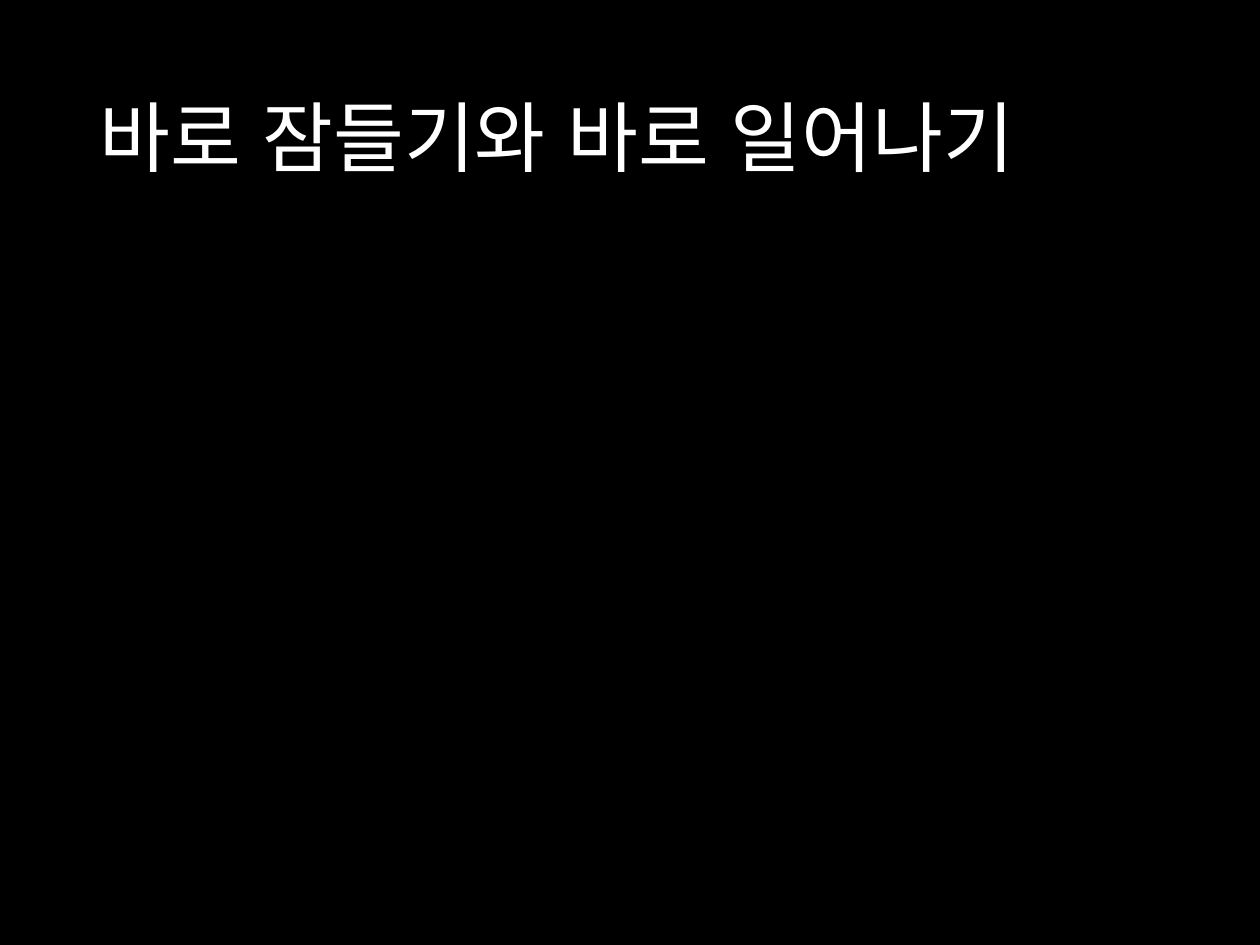
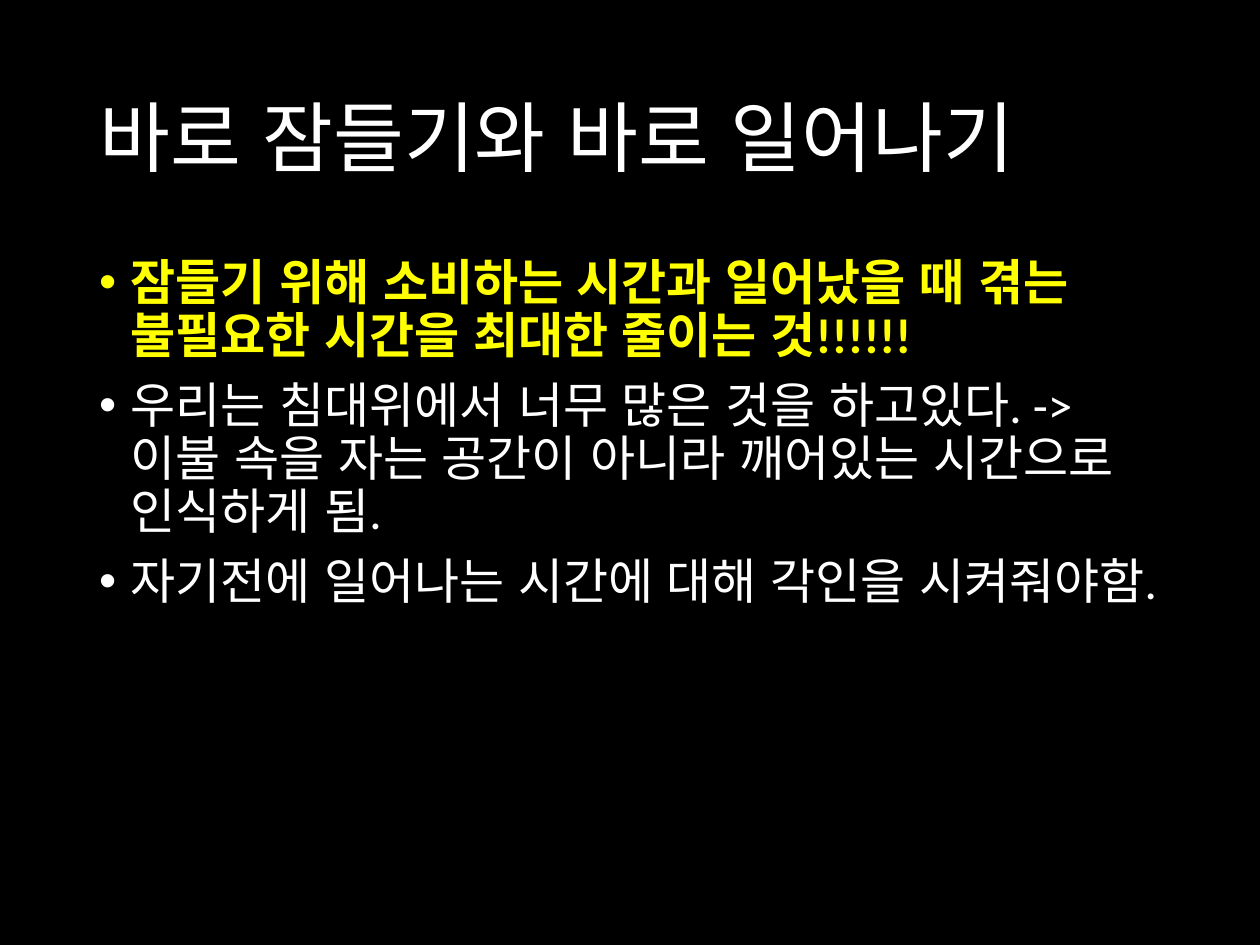
Before and after one commit to harrisleesh/Review, a slide deck: slide 2 of 적게 자도 괜찮습니다.pptx. Drawn at 1260x945 pixels with LibreOffice and Linux fonts; fonts in the diff are those of the drawing. Boxes give left, top, right and bottom in pixels: in the first picture for what was removed or moved away, otherwise in the second. Text is boxed around its words. In the diff, an @@ line names an element or a change of style, - is before the commit and + after.

Commit message:
적게자도 괜찮습니다. Final Commit
1.자는 데에 드는 시간, 일어나는 데에 드는 시간을 최소화한다.
2.수면의 질을 높이는 여러 방법을 채택한다.
3.낮잠을 활용한다.(몇초~몇시간) 세시 이전에 낮잠을 잔다.
4.쇼트슬리퍼가 되자.

```diff
--- a/적게 자도 괜찮습니다.pptx
+++ b/적게 자도 괜찮습니다.pptx
@@ text added at (x1=131, y1=259, x2=1157, y2=603), 28 pt, text #FFFFFF @@
+• 잠들기 위해 소비하는 시간과 일어났을 때 겪는 불필요한 시간을 최대한 줄이는 것!!!!!!
+• 우리는 침대위에서 너무 많은 것을 하고있다. -> 이불 속을 자는 공간이 아니라 깨어있는 시간으로 인식하게 됨.
+• 자기전에 일어나는 시간에 대해 각인을 시켜줘야함.
```
Also in this commit, not shown: 3 other slides changed.
